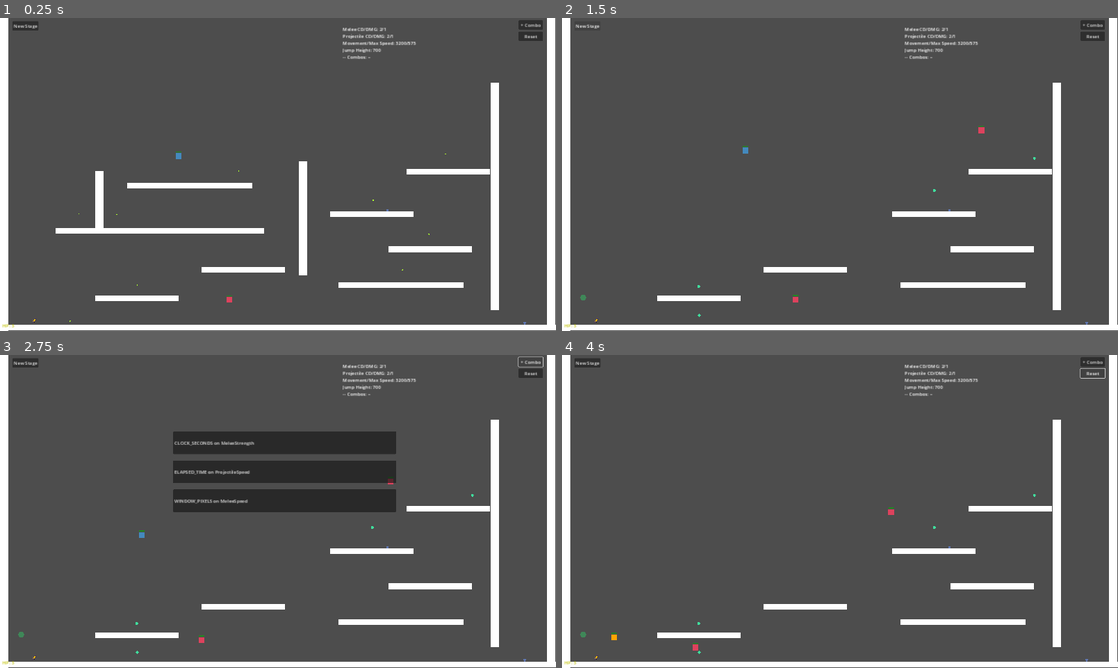
Above: before the commit, frames 1-4 (two rows, left to right).
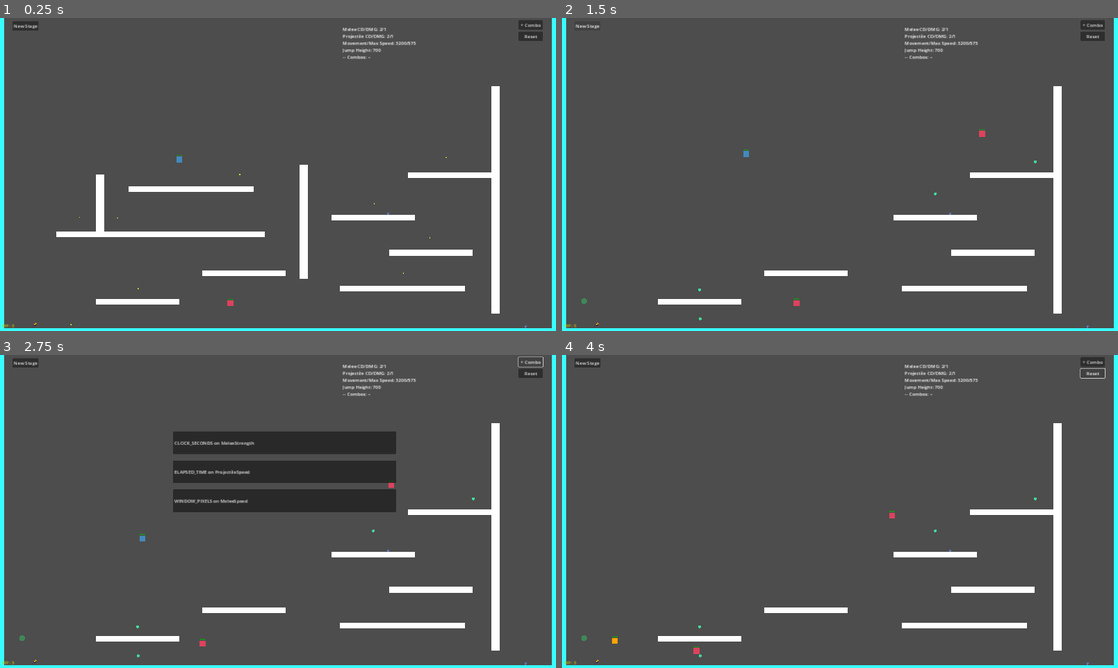
Above: after the commit, the same moments.

Repository: francoislg/broken-roguelike
Game: Godot game, scene res://Scene.tscn
Two runs of this game, one before a commit and one after it. Both use one fixed random seed, a clock stepped at 60 frames per second and the inputs below.
Inputs:
- Up to frame 1 (0.25 s): no input
- Up to frame 2 (1.5 s): click "New Stage" at 0.5 s; click "New Stage" at 1.25 s
- Up to frame 3 (2.75 s): click "+ Combo" at 2 s
- Up to frame 4 (4 s): click "CLOCK_SECONDS on MeleeStrength" at 2.75 s; click "Reset" at 3.5 s

The runs differ from the first frame. In frame 1, 9.0% of the frame differs, in the area x 0-100%, y 0-100%; in frame 2, 7.6%; in frame 3, 7.6%; in frame 4, 7.6%.
Error in both runs: Trying to assign an array of type "Array" to a variable of type "Array[Combo]". (res://Combos/ComboMenu.tscn::GDScript_20hiy:33)

Commit message:
Add static boundaries for stage, bound to camera

Diff:
--- /dev/null
+++ b/BindCameraToStageBounds.gd
@@ -0,0 +1,7 @@
+extends Camera2D
+
+@onready var Stage := %Stage
+
+func _ready():
+	limit_bottom = Stage.Bounds.Bottom
+	limit_right = Stage.Bounds.Right
--- a/Scene.tscn
+++ b/Scene.tscn
@@ -1,9 +1,10 @@
-[gd_scene load_steps=11 format=3 uid="uid://6uiqgf5rqvoe"]
+[gd_scene load_steps=12 format=3 uid="uid://6uiqgf5rqvoe"]
 
 [ext_resource type="PackedScene" uid="uid://ysjgoyjkxmlw" path="res://Stages/Stage1.tscn" id="1_hj8et"]
 [ext_resource type="Script" path="res://DebugGameVariables.gd" id="1_pwqor"]
 [ext_resource type="Script" path="res://Scenes/SceneManager.gd" id="1_unev7"]
 [ext_resource type="PackedScene" uid="uid://c74ialgxy2ab7" path="res://Player.tscn" id="2_aembg"]
+[ext_resource type="Script" path="res://BindCameraToStageBounds.gd" id="4_l88su"]
 [ext_resource type="Script" path="res://Character/CharacterStatsDebug.gd" id="7_hgrfn"]
 [ext_resource type="PackedScene" uid="uid://d32ur33isn5en" path="res://Combos/ComboMenu.tscn" id="7_pickd"]
 [ext_resource type="Script" path="res://Combos/PlusComboDebug.gd" id="8_avcs3"]
@@ -33,8 +34,9 @@
 current = true
 process_callback = 0
 limit_left = 0
-limit_bottom = 1080
+limit_top = 0
 position_smoothing_enabled = true
+script = ExtResource("4_l88su")
 
 [node name="SceneManager" type="Node" parent="."]
 process_mode = 3
--- a/Stages/BaseStage.tscn
+++ b/Stages/BaseStage.tscn
@@ -7,11 +7,22 @@
 [ext_resource type="Script" path="res://Stages/Behaviors/AreaControlStage.gd" id="5_cnf2b"]
 [ext_resource type="Script" path="res://Stages/FlagDestination.gd" id="6_sh677"]
 [ext_resource type="Script" path="res://DrawSolidCircle.gd" id="7_6cwpu"]
+[ext_resource type="PackedScene" uid="uid://dn0ma3hk1naix" path="res://Stages/Floor.tscn" id="8_6n6he"]
+[ext_resource type="PackedScene" uid="uid://bdk261jttat2w" path="res://Stages/Wall.tscn" id="9_u8ty2"]
 
 [sub_resource type="CircleShape2D" id="CircleShape2D_r87at"]
 
+[sub_resource type="RectangleShape2D" id="RectangleShape2D_hrv1d"]
+resource_local_to_scene = true
+size = Vector2(288, 20)
+
+[sub_resource type="RectangleShape2D" id="RectangleShape2D_ujh8m"]
+resource_local_to_scene = true
+size = Vector2(28.5, 392.5)
+
 [node name="Stage" type="Node"]
 script = ExtResource("1_b623s")
+bounds = Vector2(0, 0)
 
 [node name="StartingPoint" type="Node2D" parent="."]
 
@@ -55,3 +66,40 @@
 
 [node name="Respawners" type="Node" parent="."]
 editor_description = "Put some Node2D in here to reference them by the Enemies"
+
+[node name="Bounds" type="Node" parent="."]
+
+[node name="Bottom" parent="Bounds" instance=ExtResource("8_6n6he")]
+position = Vector2(0, 1500)
+scale = Vector2(100, 1)
+
+[node name="CollisionShape2D" parent="Bounds/Bottom" index="0"]
+shape = SubResource("RectangleShape2D_hrv1d")
+color = Color(0.219608, 1, 1, 1)
+
+[node name="Top" parent="Bounds" instance=ExtResource("8_6n6he")]
+scale = Vector2(10000, 1)
+
+[node name="CollisionShape2D" parent="Bounds/Top" index="0"]
+shape = SubResource("RectangleShape2D_hrv1d")
+color = Color(0.219608, 1, 1, 1)
+
+[node name="Left" parent="Bounds" instance=ExtResource("9_u8ty2")]
+scale = Vector2(1, 100)
+
+[node name="CollisionShape2D" parent="Bounds/Left" index="0"]
+shape = SubResource("RectangleShape2D_ujh8m")
+color = Color(0.219608, 1, 1, 1)
+
+[node name="Right" parent="Bounds" instance=ExtResource("9_u8ty2")]
+position = Vector2(2500, 0)
+scale = Vector2(1, 100)
+
+[node name="CollisionShape2D" parent="Bounds/Right" index="0"]
+shape = SubResource("RectangleShape2D_ujh8m")
+color = Color(0.219608, 1, 1, 1)
+
+[editable path="Bounds/Bottom"]
+[editable path="Bounds/Top"]
+[editable path="Bounds/Left"]
+[editable path="Bounds/Right"]
--- a/Stages/Floor.tscn
+++ b/Stages/Floor.tscn
@@ -4,9 +4,10 @@
 [ext_resource type="Script" path="res://DrawSolidCollision.gd" id="2_itkgk"]
 
 [sub_resource type="RectangleShape2D" id="RectangleShape2D_hmdp8"]
+resource_local_to_scene = true
 size = Vector2(288, 20)
 
-[node name="StaticBody2" type="StaticBody2D"]
+[node name="Floor" type="StaticBody2D"]
 script = ExtResource("1_nyltn")
 
 [node name="CollisionShape2D" type="CollisionShape2D" parent="."]
--- a/Stages/Stage1.tscn
+++ b/Stages/Stage1.tscn
@@ -16,151 +16,166 @@
 [sub_resource type="RectangleShape2D" id="RectangleShape2D_r72mv"]
 size = Vector2(284, 85)
 
+[sub_resource type="RectangleShape2D" id="RectangleShape2D_eb8oj"]
+resource_local_to_scene = true
+size = Vector2(288, 20)
+
+[sub_resource type="RectangleShape2D" id="RectangleShape2D_kodpu"]
+resource_local_to_scene = true
+size = Vector2(28.5, 392.5)
+
 [node name="Stage" instance=ExtResource("1_vaij1")]
 
 [node name="StartingPoint" parent="." index="0"]
-position = Vector2(118, 1033)
+position = Vector2(121, 1465)
 
 [node name="Spring" parent="Props" index="0" instance=ExtResource("9_ku4ms")]
-position = Vector2(1812, 1053)
+position = Vector2(1815, 1485)
 
 [node name="Spring2" parent="Props" index="1" instance=ExtResource("9_ku4ms")]
-position = Vector2(1338, 662)
+position = Vector2(1341, 1094)
 stage_layer = 7
 
 [node name="Floor2" parent="Walls" index="0" instance=ExtResource("2_y1eo2")]
-position = Vector2(472, 967)
+position = Vector2(475, 1399)
 
 [node name="Floor3" parent="Walls" index="1" instance=ExtResource("2_y1eo2")]
-position = Vector2(840, 869)
+position = Vector2(843, 1301)
 
 [node name="Floor4" parent="Walls" index="2" instance=ExtResource("2_y1eo2")]
-position = Vector2(656, 578)
+position = Vector2(659, 1010)
 scale = Vector2(1.5, 1)
 stage_layer = 9
 
 [node name="Floor9" parent="Walls" index="3" instance=ExtResource("2_y1eo2")]
-position = Vector2(552, 734)
+position = Vector2(555, 1166)
 scale = Vector2(2.5, 1)
 stage_layer = 11
 
 [node name="Floor5" parent="Walls" index="4" instance=ExtResource("2_y1eo2")]
-position = Vector2(1386, 922)
+position = Vector2(1389, 1354)
 scale = Vector2(1.5, 1)
 
 [node name="Floor6" parent="Walls" index="5" instance=ExtResource("2_y1eo2")]
-position = Vector2(1485, 798)
+position = Vector2(1488, 1230)
 
 [node name="Floor7" parent="Walls" index="6" instance=ExtResource("2_y1eo2")]
-position = Vector2(1285, 677)
+position = Vector2(1288, 1109)
 
 [node name="Floor8" parent="Walls" index="7" instance=ExtResource("2_y1eo2")]
-position = Vector2(1549, 531)
+position = Vector2(1552, 963)
 stage_layer = 5
 
-[node name="Wall" parent="Walls" index="8" instance=ExtResource("3_iohxa")]
-position = Vector2(15, 101)
-scale = Vector2(1, 5)
-
-[node name="Wall2" parent="Walls" index="9" instance=ExtResource("3_iohxa")]
-position = Vector2(1904, 96)
-scale = Vector2(1, 5)
-
-[node name="Wall3" parent="Walls" index="10" instance=ExtResource("3_iohxa")]
-position = Vector2(1709, 616)
+[node name="Wall3" parent="Walls" index="8" instance=ExtResource("3_iohxa")]
+position = Vector2(1712, 1048)
 scale = Vector2(1, 2)
 stage_layer = 5
 
-[node name="Wall4" parent="Walls" index="11" instance=ExtResource("3_iohxa")]
-position = Vector2(1046, 691)
+[node name="Wall4" parent="Walls" index="9" instance=ExtResource("3_iohxa")]
+position = Vector2(1049, 1123)
 stage_layer = 3
 
-[node name="Wall5" parent="Walls" index="12" instance=ExtResource("3_iohxa")]
-position = Vector2(343, 627)
+[node name="Wall5" parent="Walls" index="10" instance=ExtResource("3_iohxa")]
+position = Vector2(346, 1059)
 scale = Vector2(1, 0.5)
 stage_layer = 11
 
-[node name="Floor" parent="Walls" index="13" instance=ExtResource("2_y1eo2")]
-position = Vector2(1445, 1068)
-scale = Vector2(10, 1)
-
 [node name="FollowingEnemy3" parent="Enemies" index="0" node_paths=PackedStringArray("respawner") instance=ExtResource("5_4neuv")]
-position = Vector2(819, 970)
+position = Vector2(822, 1402)
 stage_layer = 5
 initialHp = 1.0
 timeToRespawnInSec = 1.0
 respawner = NodePath("../../Respawners/Respawn1")
 
 [node name="DashingEnemy" parent="Enemies" index="1" node_paths=PackedStringArray("respawner") instance=ExtResource("4_33yct")]
-position = Vector2(647, 441)
+position = Vector2(650, 873)
 timeToRespawnInSec = 1.0
 respawner = NodePath("")
 
 [node name="FollowingEnemy2" parent="Enemies" index="2" instance=ExtResource("5_4neuv")]
-position = Vector2(1459, 382)
+position = Vector2(1462, 814)
 stage_layer = 6
 timeToRespawnInSec = 1.0
 
 [node name="Coin" parent="Coins" index="0" instance=ExtResource("6_dajti")]
-position = Vector2(474, 922)
+position = Vector2(477, 1354)
 
 [node name="Coin9" parent="Coins" index="1" instance=ExtResource("6_dajti")]
-position = Vector2(242, 1046)
+position = Vector2(245, 1478)
 
 [node name="Coin2" parent="Coins" index="2" instance=ExtResource("6_dajti")]
-position = Vector2(403, 678)
+position = Vector2(406, 1110)
 
 [node name="Coin3" parent="Coins" index="3" instance=ExtResource("6_dajti")]
-position = Vector2(272, 676)
+position = Vector2(275, 1108)
 
 [node name="Coin4" parent="Coins" index="4" instance=ExtResource("6_dajti")]
-position = Vector2(825, 528)
+position = Vector2(828, 960)
 
 [node name="Coin5" parent="Coins" index="5" instance=ExtResource("6_dajti")]
-position = Vector2(1289, 629)
+position = Vector2(1292, 1061)
 
 [node name="Coin6" parent="Coins" index="6" instance=ExtResource("6_dajti")]
-position = Vector2(1538, 469)
+position = Vector2(1541, 901)
 
 [node name="Coin7" parent="Coins" index="7" instance=ExtResource("6_dajti")]
-position = Vector2(1481, 746)
+position = Vector2(1484, 1178)
 
 [node name="Coin8" parent="Coins" index="8" instance=ExtResource("6_dajti")]
-position = Vector2(1390, 869)
+position = Vector2(1393, 1301)
 
 [node name="WavesStage" parent="Behaviors" index="1"]
 multiplier = 1.5
 
 [node name="Flag" parent="Flags" index="0" instance=ExtResource("7_8dnbt")]
-position = Vector2(472, 926)
+position = Vector2(475, 1358)
 
 [node name="Flag2" parent="Flags" index="1" instance=ExtResource("7_8dnbt")]
-position = Vector2(1286, 595)
+position = Vector2(1289, 1027)
 
 [node name="Flag3" parent="Flags" index="2" instance=ExtResource("7_8dnbt")]
-position = Vector2(1631, 484)
+position = Vector2(1634, 916)
 
 [node name="Flag4" parent="Flags" index="3" instance=ExtResource("7_8dnbt")]
-position = Vector2(474, 1026)
+position = Vector2(477, 1458)
 
 [node name="FlagDestination" parent="." index="7"]
-position = Vector2(73, 965)
+position = Vector2(76, 1397)
 
 [node name="Area" parent="Areas" index="0" instance=ExtResource("8_dey78")]
-position = Vector2(373, 654)
+position = Vector2(376, 1086)
 
 [node name="CollisionShape2D" parent="Areas/Area" index="0"]
 shape = SubResource("RectangleShape2D_kyjpw")
 
 [node name="Area2" parent="Areas" index="1" instance=ExtResource("8_dey78")]
-position = Vector2(1156, 646)
+position = Vector2(1159, 1078)
 
 [node name="CollisionShape2D" parent="Areas/Area2" index="0"]
 position = Vector2(129, -32.5)
 shape = SubResource("RectangleShape2D_r72mv")
 
 [node name="Respawn1" type="Node2D" parent="Respawners" index="0"]
-position = Vector2(838, 221)
+position = Vector2(841, 653)
+
+[node name="CollisionShape2D" parent="Bounds/Bottom" index="0"]
+shape = SubResource("RectangleShape2D_eb8oj")
+
+[node name="CollisionShape2D" parent="Bounds/Top" index="0"]
+shape = SubResource("RectangleShape2D_eb8oj")
+
+[node name="CollisionShape2D" parent="Bounds/Left" index="0"]
+shape = SubResource("RectangleShape2D_kodpu")
+
+[node name="Right" parent="Bounds" index="3"]
+position = Vector2(1920, 0)
+
+[node name="CollisionShape2D" parent="Bounds/Right" index="0"]
+shape = SubResource("RectangleShape2D_kodpu")
 
 [editable path="Areas/Area"]
 [editable path="Areas/Area2"]
+[editable path="Bounds/Bottom"]
+[editable path="Bounds/Top"]
+[editable path="Bounds/Left"]
+[editable path="Bounds/Right"]
--- a/Stages/StageManager.gd
+++ b/Stages/StageManager.gd
@@ -3,7 +3,9 @@
 
 signal stage_win
 
+@export_group("Map")
 @export_flags("Coins", "Waves", "CaptureTheFlag", "AreaControl") var supported_types = StageTypes.types.Coins | StageTypes.types.Waves | StageTypes.types.CaptureTheFlag | StageTypes.types.AreaControl
+@export var bounds: Vector2
 
 @onready var Coins := $Coins
 @onready var Flags := $Flags
@@ -20,7 +22,12 @@
 	StageTypes.types.CaptureTheFlag: $Behaviors/CaptureTheFlagStage,
 	StageTypes.types.AreaControl: $Behaviors/AreaControlStage
 }
+@onready var Bounds := {
+	"Right": $"Bounds/Right".position.x,
+	"Bottom": $"Bounds/Bottom".position.y,
+}
 
+@export_group("Editor")
 @export_flags("Coins", 'Waves', 'CaptureTheFlag', 'AreaControl') var editorType = StageTypes.types.Coins | StageTypes.types.Waves | StageTypes.types.CaptureTheFlag | StageTypes.types.AreaControl:
 	set(type):
 		if type != editorType:
--- a/Stages/Wall.tscn
+++ b/Stages/Wall.tscn
@@ -4,6 +4,7 @@
 [ext_resource type="Script" path="res://Stages/FloorOrWall.gd" id="1_62tkt"]
 
 [sub_resource type="RectangleShape2D" id="RectangleShape2D_1ga0c"]
+resource_local_to_scene = true
 size = Vector2(28.5, 392.5)
 
 [node name="Wall" type="StaticBody2D"]
Not shown: 1 places in Stages/BaseStage.tscn that only renumber resources
Not shown: 1 places in Stages/Stage1.tscn that only renumber resources
